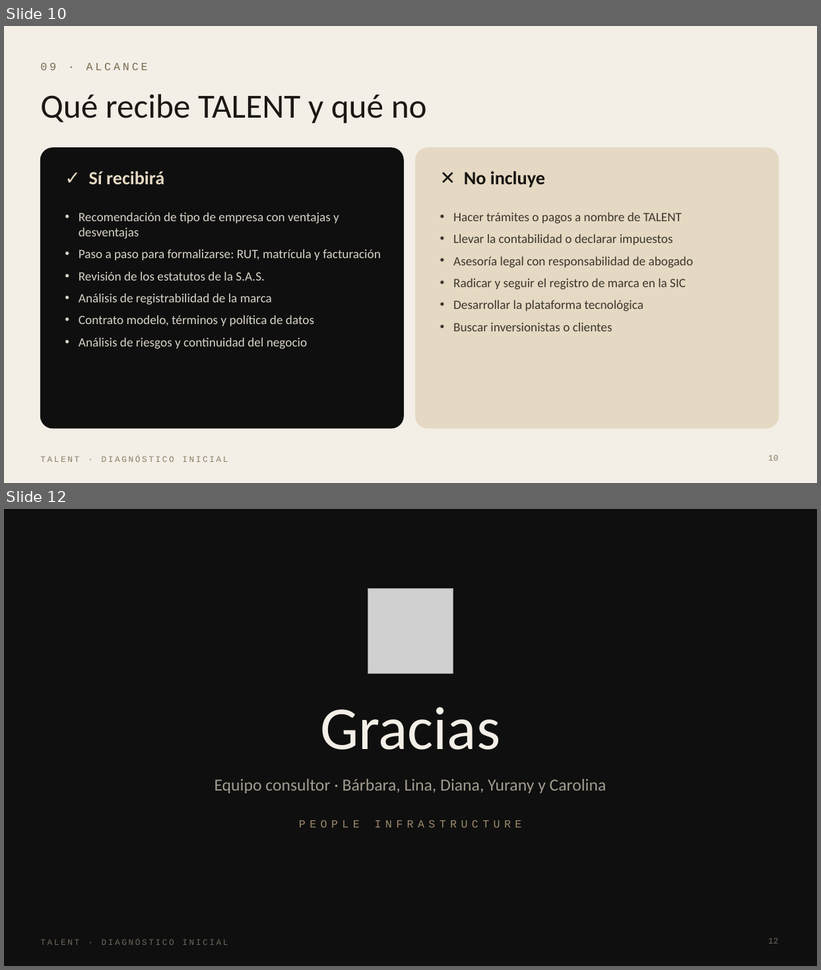
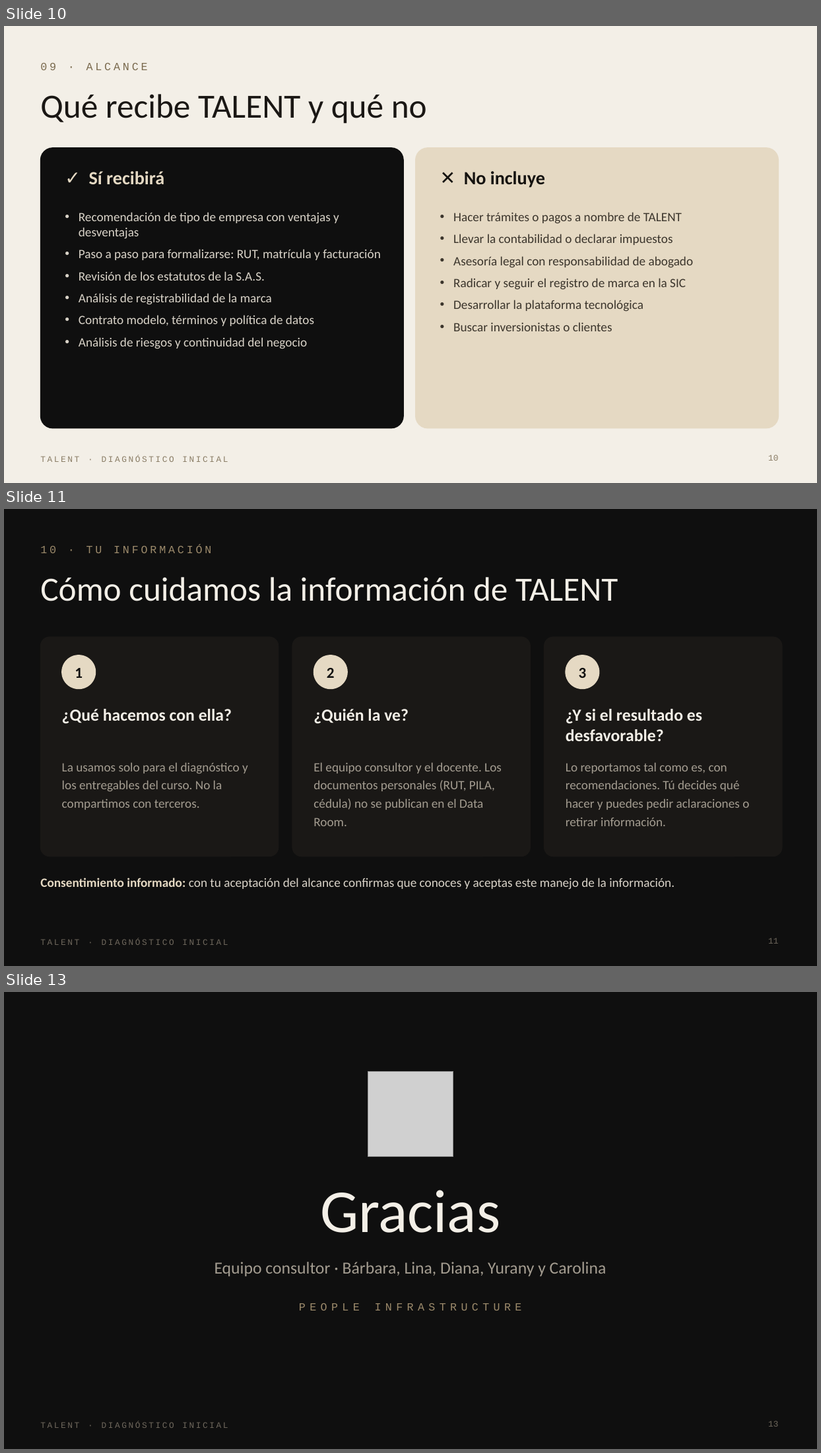
Before and after one commit to barbaravillada29-lang/dataroom-talent, a slide deck: files/Accountability_TALENT.pptx. Shown one above the other, each under a label of ours: slides 10 and 12 before the commit, slides 10, 11 and 13 after it; the slides between them are not shown. The pictures are 821x970 and 821x1453 pixels, drawn with LibreOffice and Linux fonts; fonts in the diff are those of the drawing; grey boxes stand for pictures. Boxes give left, top, right and bottom in pixels: in the first picture for what was removed or moved away, otherwise in the second. Text is boxed around its words. In the diff, an @@ line names an element or a change of style, - is before the commit and + after.

```diff
--- a/files/Accountability_TALENT.pptx
+++ b/files/Accountability_TALENT.pptx
@@ slide 11 added at <box>4,509,817,966</box>, background #0F0F0F; not listed: 1 template element that a slide beside it also shows @@
@@ text added at <box>40,545,211,553</box>, 13 pt, text #9C8A6B @@
+10 · TU INFORMACIÓN
@@ text added at <box>40,577,618,601</box>, 40 pt, text #F3EFE7 @@
+Cómo cuidamos la información de TALENT
@@ rounded rectangle added at <box>40,637,279,857</box>, fill #1A1816, outline #1A1816 1 pt @@
@@ rounded rectangle added at <box>292,637,531,857</box>, fill #1A1816, outline #1A1816 1 pt @@
@@ rounded rectangle added at <box>545,637,782,857</box>, fill #1A1816, outline #1A1816 1 pt @@
@@ ellipse added at <box>62,656,96,689</box>, fill #E5D9C3, outline #E5D9C3 1 pt @@
@@ ellipse added at <box>314,656,347,689</box>, fill #E5D9C3, outline #E5D9C3 1 pt @@
@@ ellipse added at <box>566,656,599,689</box>, fill #E5D9C3, outline #E5D9C3 1 pt @@
@@ text added at <box>75,668,83,678</box>, 18 pt, text #0F0F0F, bold @@
+1
@@ text added at <box>327,668,335,678</box>, 18 pt, text #0F0F0F, bold @@
+2
@@ text added at <box>579,668,587,678</box>, 18 pt, text #0F0F0F, bold @@
+3
@@ text added at <box>62,709,232,724</box>, 20 pt, text #F3EFE7, bold @@
+¿Qué hacemos con ella?
@@ text added at <box>314,709,409,724</box>, 20 pt, text #F3EFE7, bold @@
+¿Quién la ve?
@@ text added at <box>566,709,702,741</box>, 20 pt, text #F3EFE7, bold @@
+¿Y si el resultado es desfavorable?
@@ text added at <box>62,762,248,810</box>, 15 pt, text #A39C90 @@
+La usamos solo para el diagnóstico y los entregables del curso. No la compartimos con terceros.
@@ text added at <box>314,762,502,826</box>, 15 pt, text #A39C90 @@
+El equipo consultor y el docente. Los documentos personales (RUT, PILA, cédula) no se publican en el Data Room.
@@ text added at <box>566,762,749,826</box>, 15 pt, text #A39C90 @@
+Lo reportamos tal como es, con recomendaciones. Tú decides qué hacer y puedes pedir aclaraciones o retirar información.
@@ text added at <box>40,878,675,890</box>, 15 pt, text #D9D3C8 @@
+Consentimiento informado: con tu aceptación del alcance confirmas que conoces y aceptas este manejo de la información.
@@ page number added at <box>768,939,778,944</box>, 10 pt, text #6E675C @@
+11
@@ what was slide 12 is now slide 13 @@
```
Also in this commit, not shown: 2 slides changed, 5 other files.
